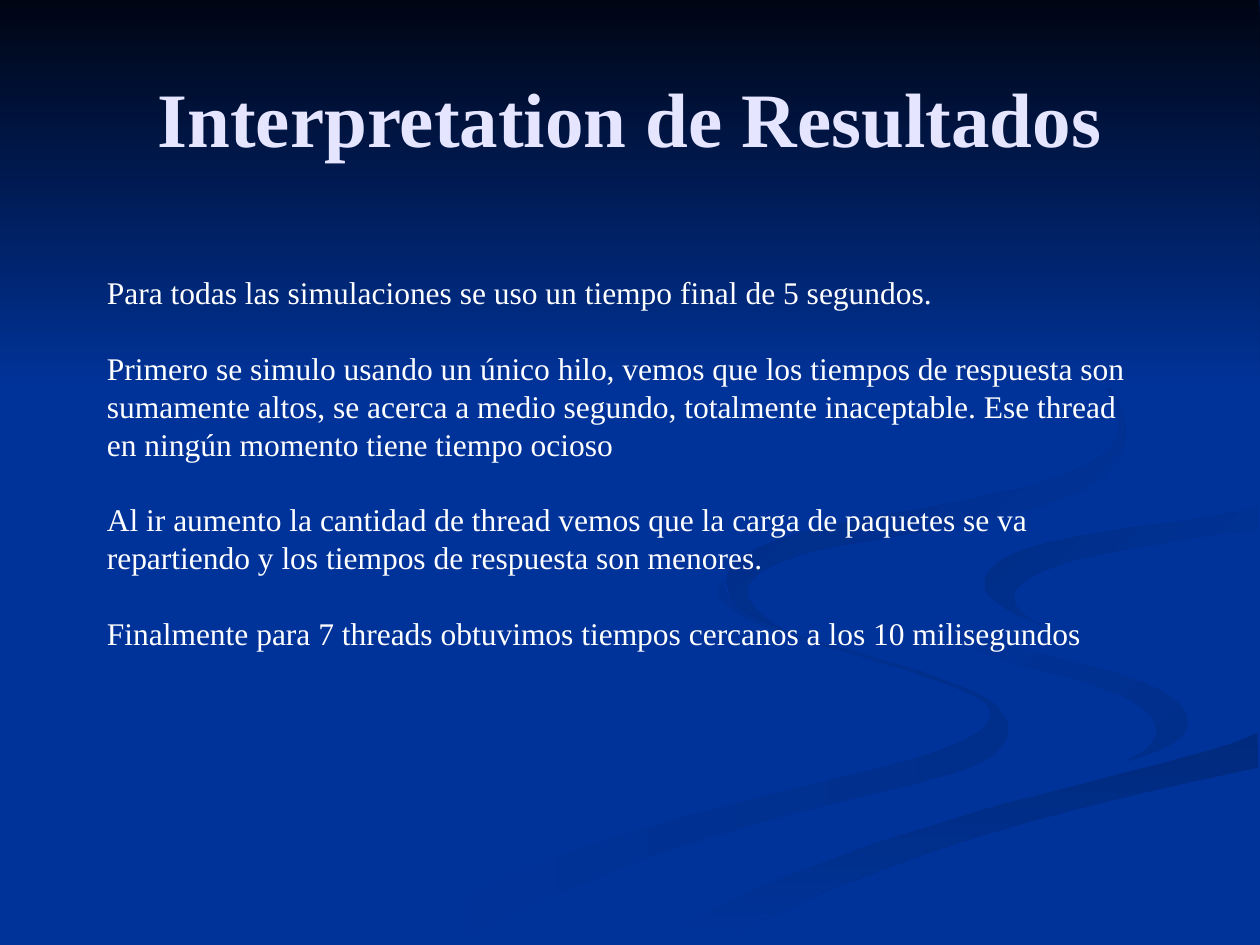
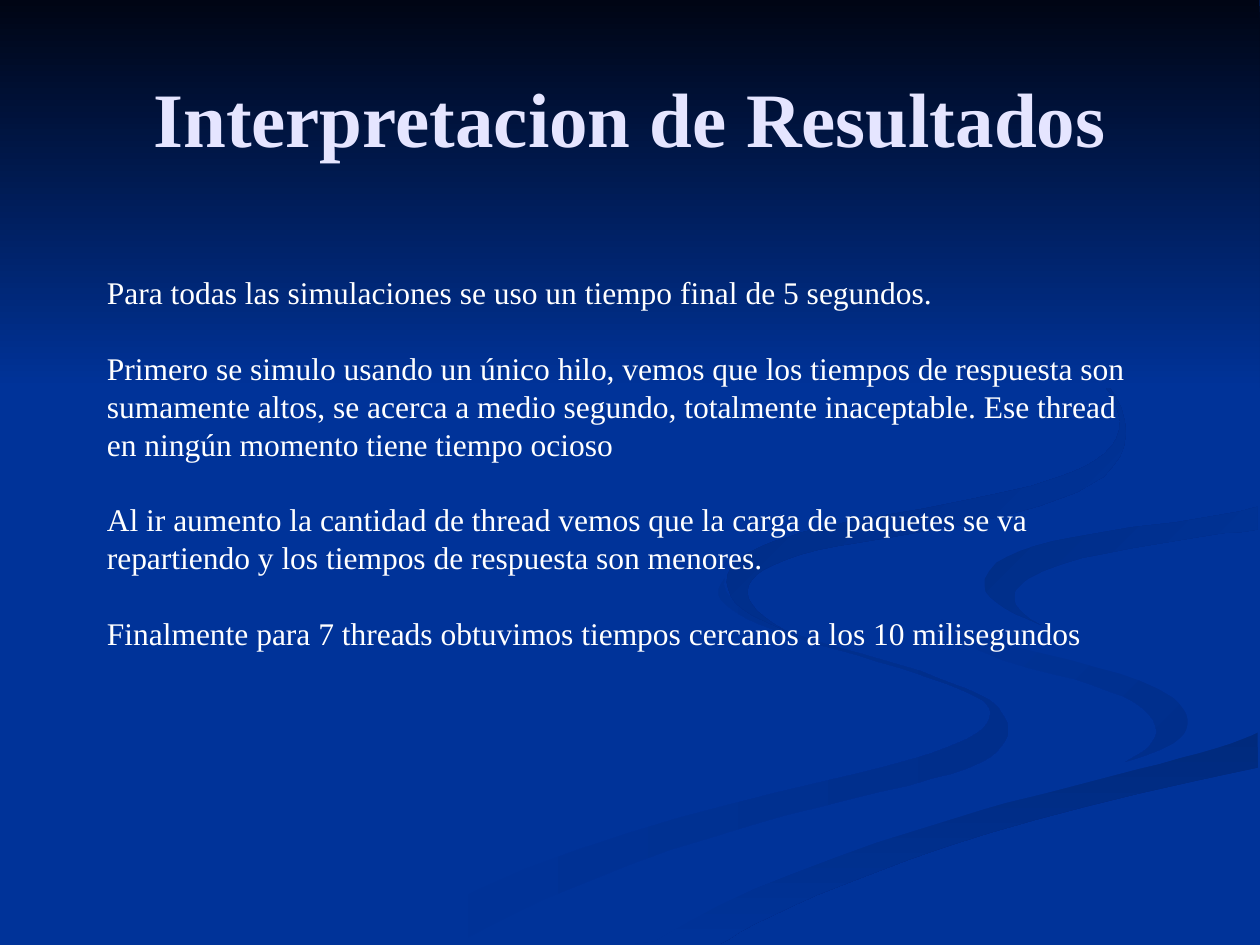
Before and after one commit to tomasdepi/simulacion-AnalizadorPaquetes, a slide deck: slide 12 of Presentacion.ppt. Drawn at 1260x945 pixels with LibreOffice and Linux fonts; fonts in the diff are those of the drawing. Boxes give left, top, right and bottom in pixels: in the first picture for what was removed or moved away, otherwise in the second. Text is boxed around its words. In the diff, an @@ line names an element or a change of style, - is before the commit and + after.

```diff
--- a/Presentacion.ppt
+++ b/Presentacion.ppt
@@ title at bbox=[153, 93, 1105, 162]: text changed @@
-Interpretation de Resultados
+Interpretacion de Resultados
```
Also in this commit, not shown: 2 other slides changed.
